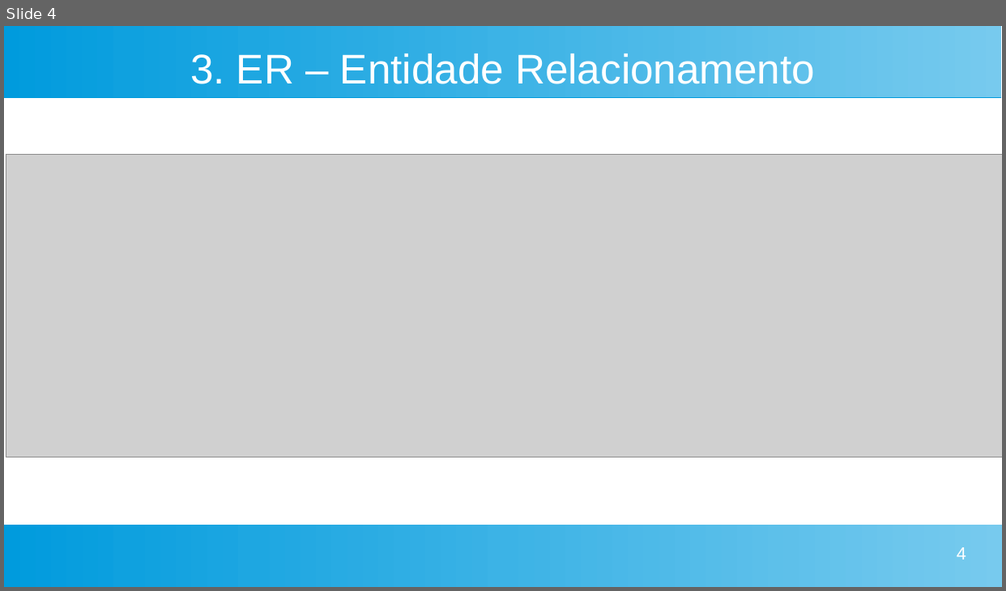
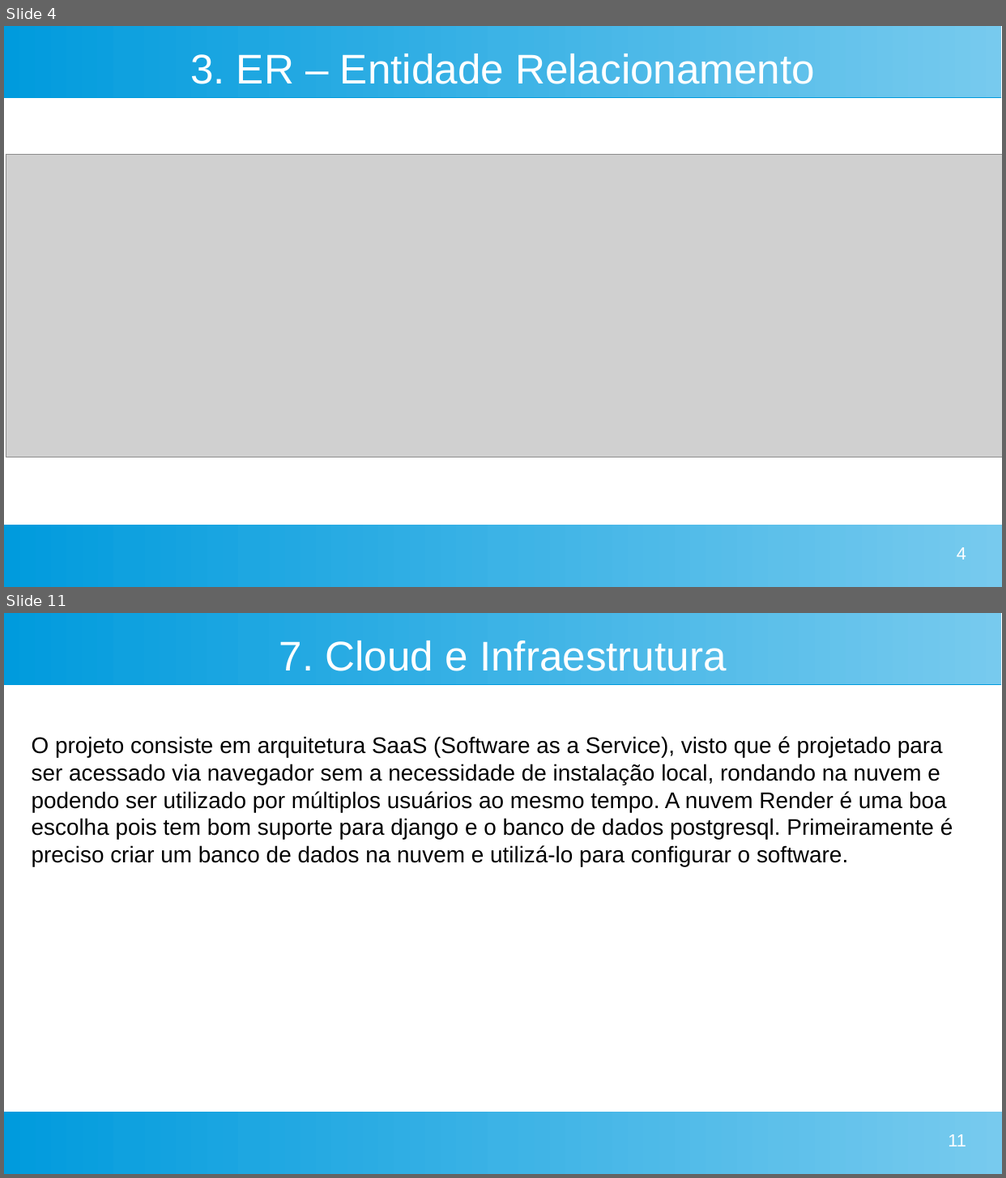
Before and after one commit to felipecabraldossantos/Projeto-Pr-ticas-Exntensionistas, a slide deck: Apresentação.odp. Shown one above the other, each under a label of ours: slide 4 before the commit, slides 4 and 11 after it; the slides between them are not shown. The pictures are 1006x591 and 1006x1178 pixels, drawn with LibreOffice and Linux fonts; fonts in the diff are those of the drawing; grey boxes stand for pictures. Boxes give left, top, right and bottom in pixels: in the first picture for what was removed or moved away, otherwise in the second. Text is boxed around its words. In the diff, an @@ line names an element or a change of style, - is before the commit and + after.

```diff
--- a/Apresentação.odp
+++ b/Apresentação.odp
@@ slide 11 added at box(4, 613, 1002, 1174), background #FFFFFF; not listed: 2 template elements that a slide beside it also shows @@
@@ title added at box(279, 641, 726, 671), 33 pt, text #FFFFFF @@
+7. Cloud e Infraestrutura
@@ text added at box(32, 736, 953, 867), 18 pt, text #000000 @@
+O projeto consiste em arquitetura SaaS (Software as a Service), visto que é projetado para ser acessado via navegador sem a necessidade de instalação local, rondando na nuvem e podendo ser utilizado por múltiplos usuários ao mesmo tempo. A nuvem Render é uma boa escolha pois tem bom suporte para django e o banco de dados postgresql. Primeiramente é preciso criar um banco de dados na nuvem e utilizá-lo para configurar o software.
@@ page number added at box(948, 1135, 966, 1147), 14 pt, text #FFFFFF @@
+11
```
Also in this commit, not shown: 4 slides changed, 5 other slides added, 4 other files.
